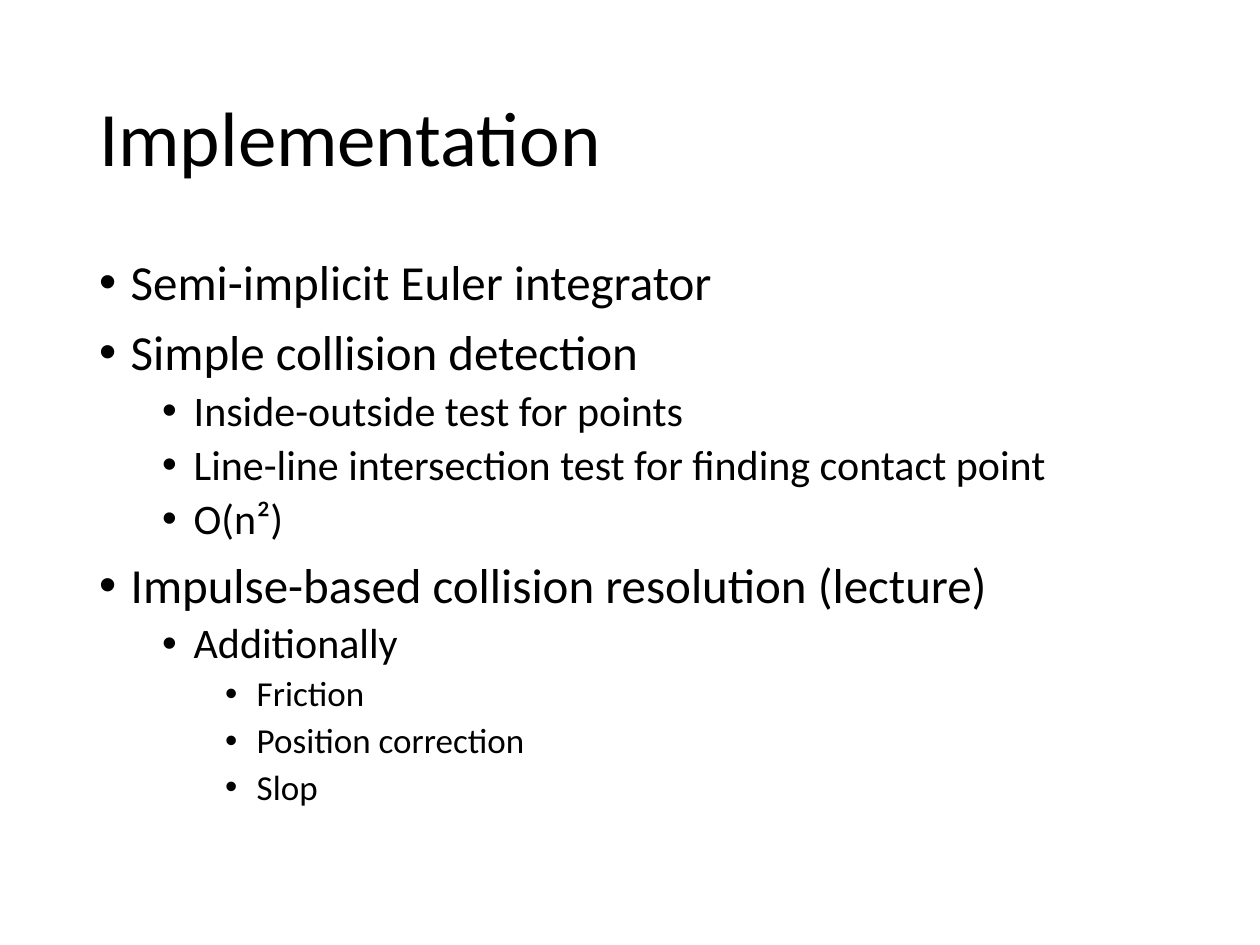
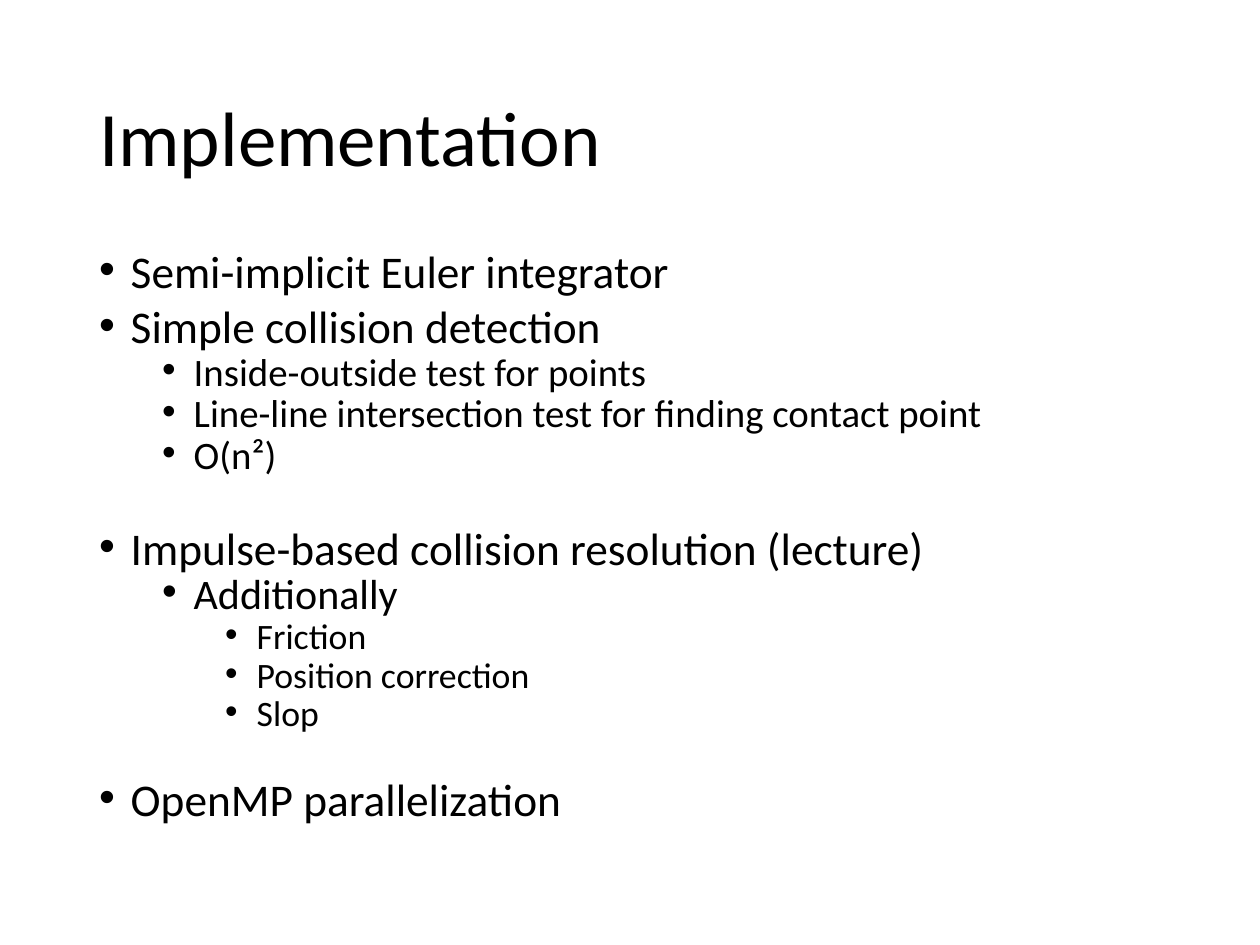
Before and after one commit to f-tischler/PhysicallyBasedSimulation, a slide deck: slide 4 of Final/presentation/rigid_body_simulation.pptx. Drawn at 1260x945 pixels with LibreOffice and Linux fonts; fonts in the diff are those of the drawing. Boxes give left, top, right and bottom in pixels: in the first picture for what was removed or moved away, otherwise in the second. Text is boxed around its words. In the diff, an @@ line names an element or a change of style, - is before the commit and + after.

Commit message:
updated presentation

```diff
--- a/Final/presentation/rigid_body_simulation.pptx
+++ b/Final/presentation/rigid_body_simulation.pptx
@@ text at box(131, 256, 981, 732): size 28 to 25.9 pt in "Semi-implicit Euler integrator", "Simple collision detection", "Impulse-based collision resolution (lecture)"; size 24 to 22.2 pt in "Inside-outside test for points", "Line-line intersection test for finding contact point", "O(n²)"; size 24 to 24.1 pt in "Additionally"; size 20 to 20.4 pt in "Friction", "Position correction", "Slop"; line spacing 0.9 to 0.7 @@
@@ text at box(131, 784, 561, 824): paragraph added @@
+• OpenMP parallelization
```
Also in this commit, not shown: 1 other file.
